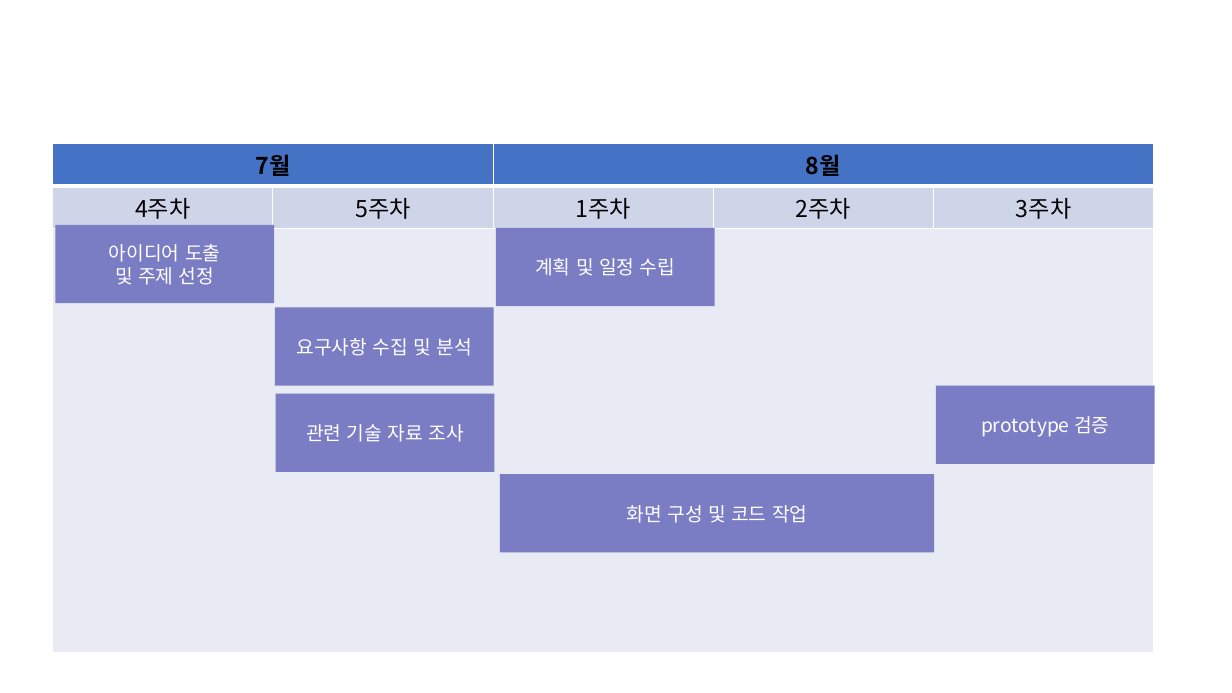
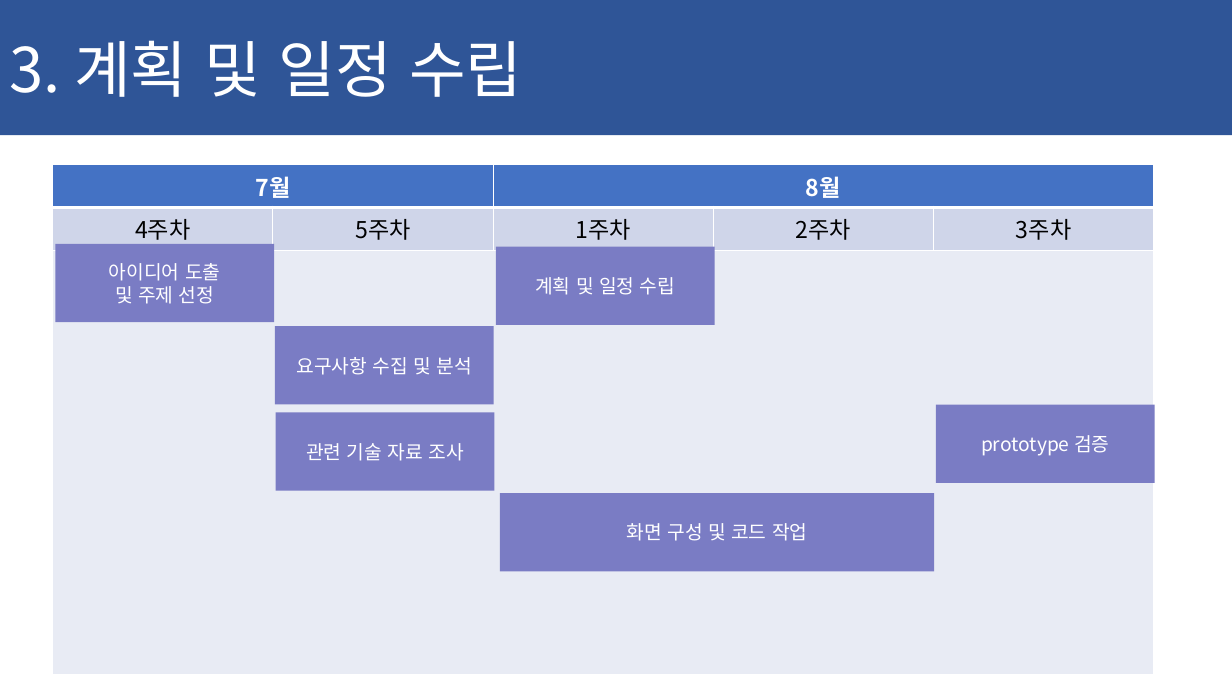
Before and after one commit to ChaeSung-Lee/DJ_InternShip, a slide deck: slide 19 of 2021_Summer/jp.hong/Project_BnD_jph.pptx. Drawn at 1232x693 pixels with LibreOffice and Linux fonts; fonts in the diff are those of the drawing. Boxes give left, top, right and bottom in pixels: in the first picture for what was removed or moved away, otherwise in the second. Text is boxed around its words. In the diff, an @@ line names an element or a change of style, - is before the commit and + after.

```diff
--- a/2021_Summer/jp.hong/Project_BnD_jph.pptx
+++ b/2021_Summer/jp.hong/Project_BnD_jph.pptx
@@ rectangle added at (0,0,1232,135), fill #2F5597, 48 pt, text #FFFFFF @@
+3. 계획 및 일정 수립
@@ table at (53,165,1153,665) @@
@@ fill none to #4472C4 in 2 cells @@
@@ fill none to #CFD5EA in row 2 @@
@@ fill none to #E9EBF5 in row 3, column 1 @@
@@ text colour #000000 to #FFFFFF, bold on in "7월", "8월" @@
@@ borders changed @@
@@ 6 rectangles, 1 table: place and size @@
-6 rectangles, 1 table at (53,143,1155,644)
+6 rectangles, 1 table at (53,165,1155,665)
```
Also in this commit, not shown: 4 other slides changed, 1 slide added.
